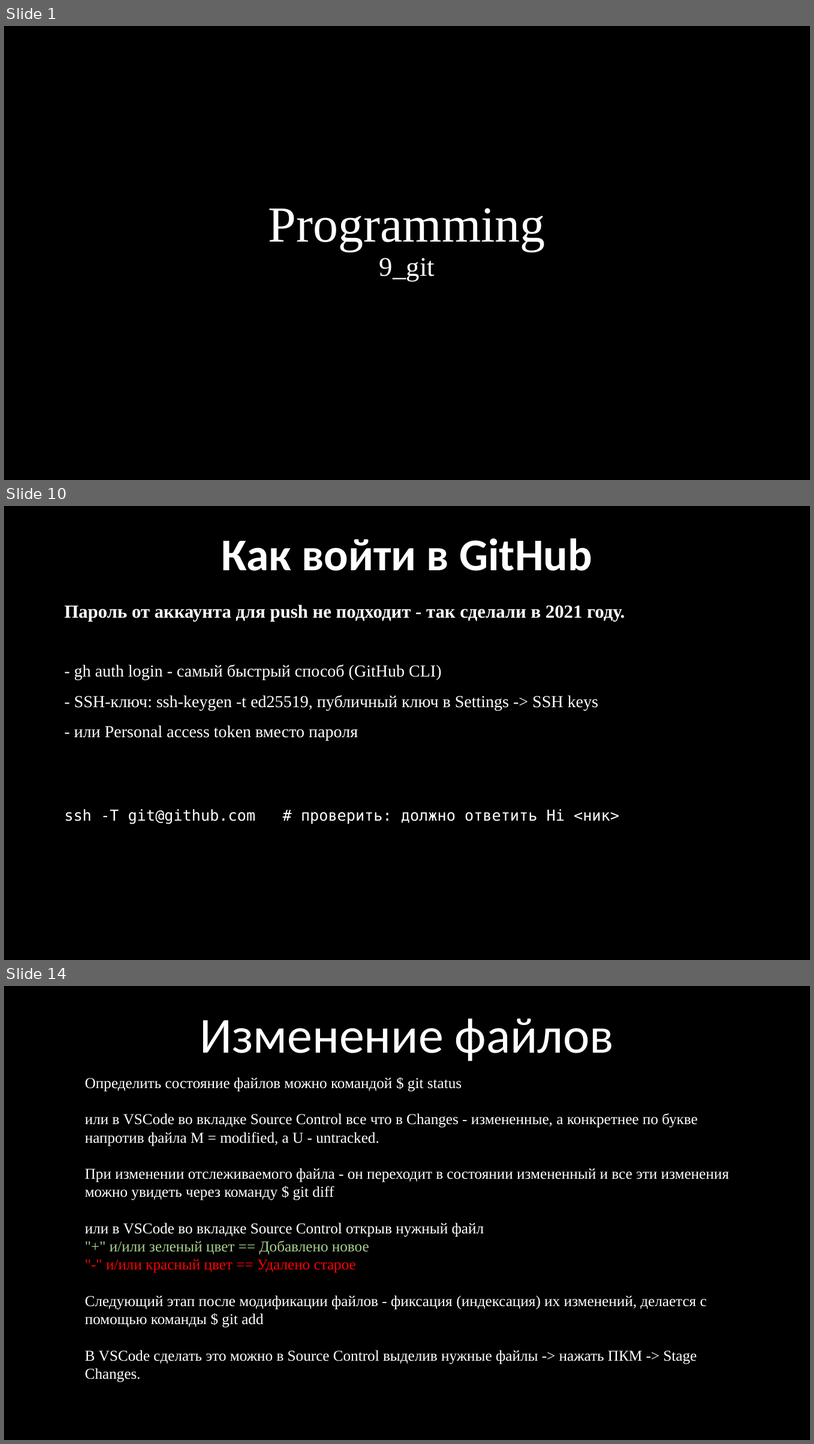
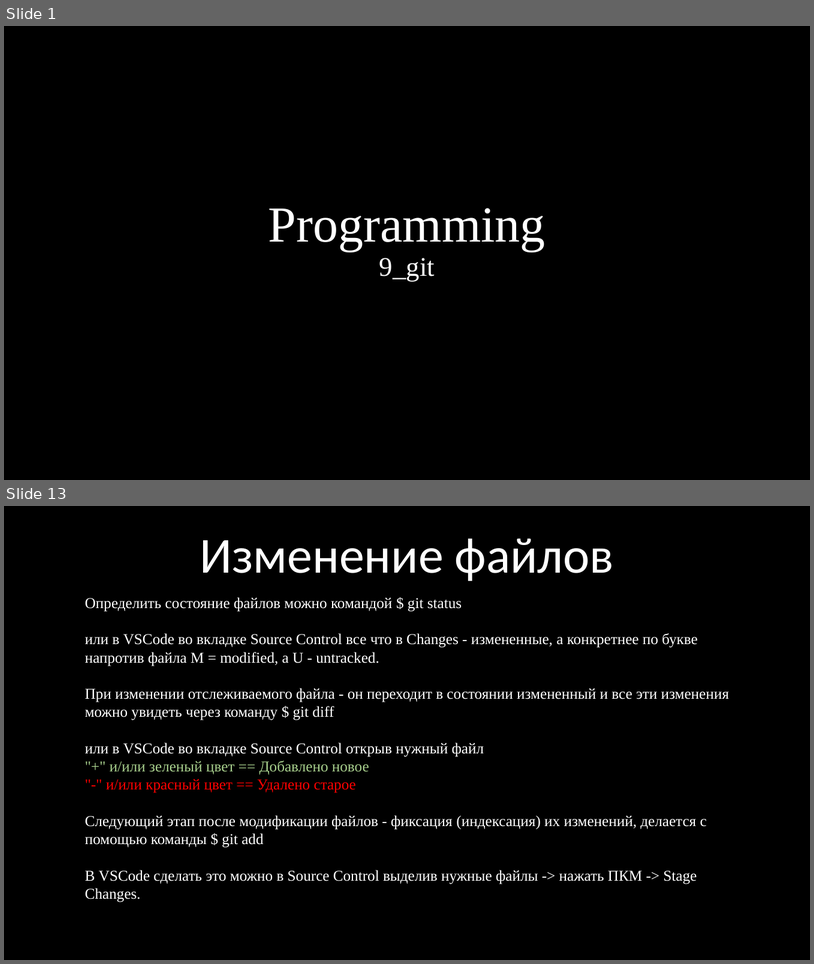
Before and after one commit to kruffka/C-Programming, a slide deck: 9_git/9_git.pptx. Shown one above the other, each under a label of ours: slides 1, 10 and 14 before the commit, slides 1 and 13 after it; the slides between them are not shown. The pictures are 814x1444 and 814x964 pixels, drawn with LibreOffice and Linux fonts; fonts in the diff are those of the drawing. Boxes give left, top, right and bottom in pixels: in the first picture for what was removed or moved away, otherwise in the second. Text is boxed around its words. In the diff, an @@ line names an element or a change of style, - is before the commit and + after.

```diff
--- a/9_git/9_git.pptx
+++ b/9_git/9_git.pptx
@@ slide 10 removed at (x1=4, y1=506, x2=810, y2=960), background #000000 @@
@@ title removed at (x1=221, y1=538, x2=593, y2=571) @@
-Как войти в GitHub
@@ text removed at (x1=65, y1=604, x2=625, y2=621) @@
-Пароль от аккаунта для push не подходит - так сделали в 2021 году.
@@ text removed at (x1=74, y1=664, x2=599, y2=741) @@
-- gh auth login - самый быстрый способ (GitHub CLI)
-- SSH-ключ: ssh-keygen -t ed25519, публичный ключ в Settings -> SSH keys
-- или Personal access token вместо пароля
@@ text removed at (x1=65, y1=809, x2=620, y2=824) @@
-ssh -T git@github.com # проверить: должно ответить Hi <ник>
@@ what was slide 14 is now slide 13 @@
```
Also in this commit, not shown: 17 slides changed, 4 slides added, 3 other slides removed, 4 other files.
